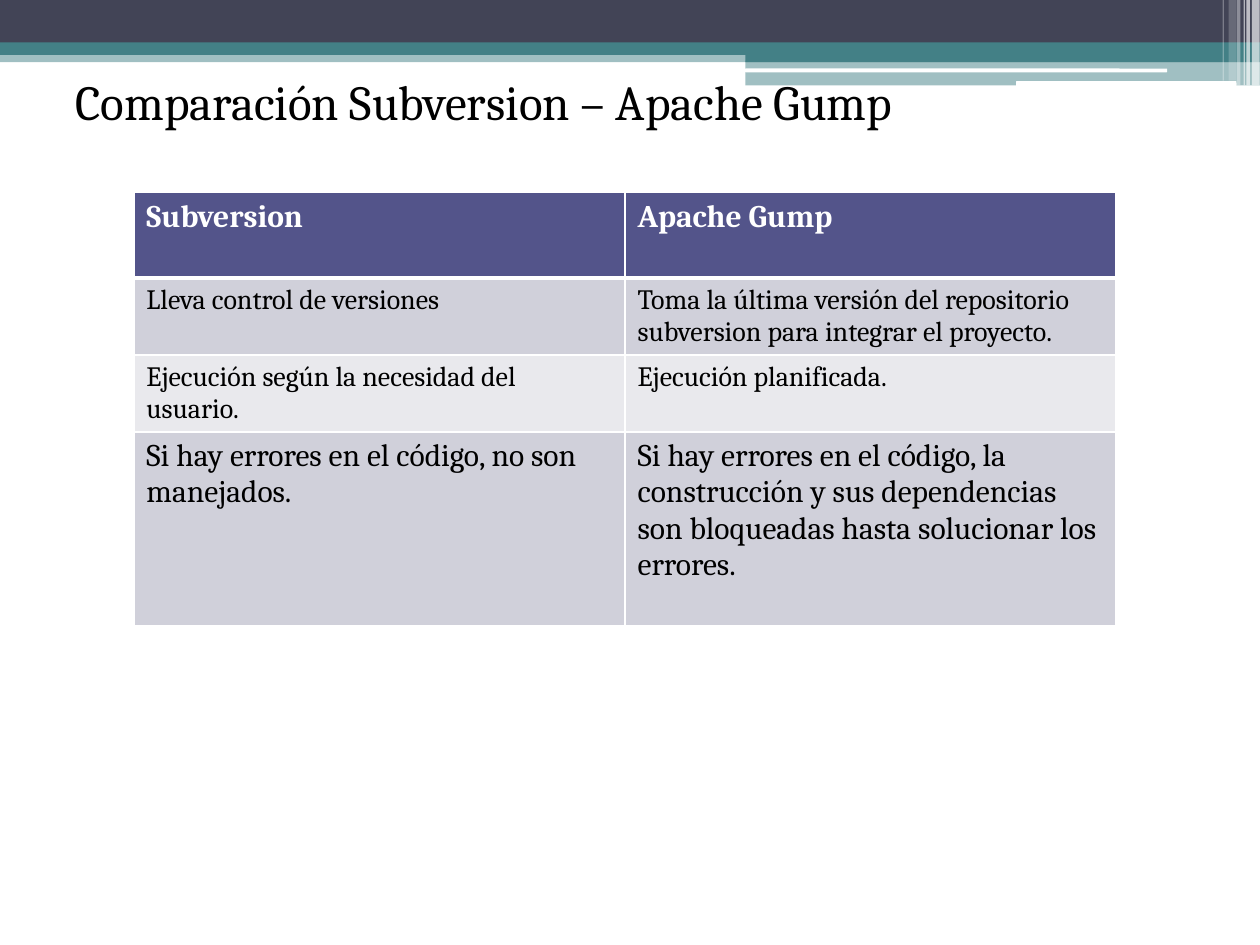
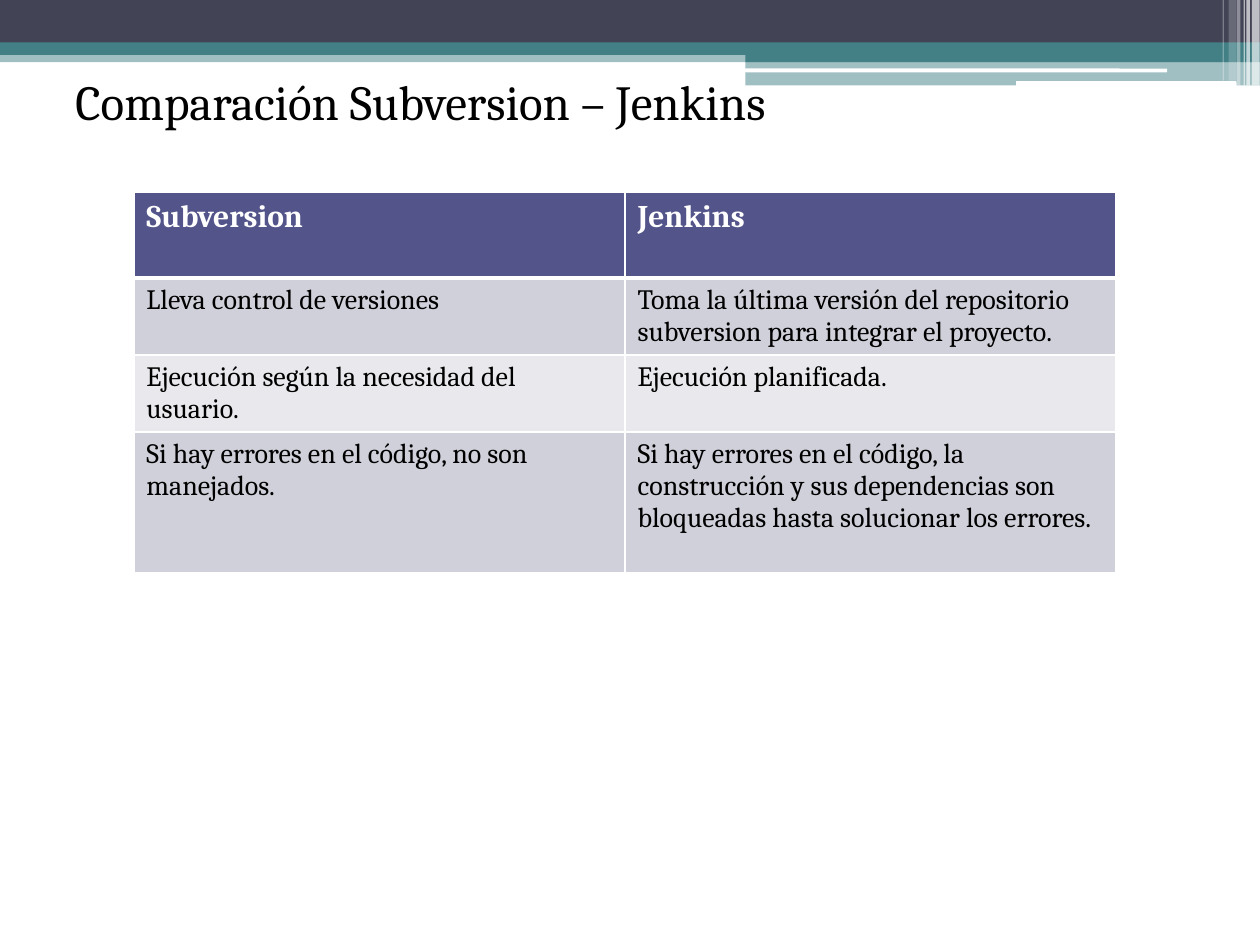
Before and after one commit to gabrielgag89/ing-sw-2012, a slide deck: slide 8 of Gestion de Configuracion.pptx. Drawn at 1260x945 pixels with LibreOffice and Linux fonts; fonts in the diff are those of the drawing. Boxes give left, top, right and bottom in pixels: in the first picture for what was removed or moved away, otherwise in the second. Text is boxed around its words. In the diff, an @@ line names an element or a change of style, - is before the commit and + after.

Commit message:
jenkins

```diff
--- a/Gestion de Configuracion.pptx
+++ b/Gestion de Configuracion.pptx
@@ text at [75,75,766,131]: text changed @@
-Comparación Subversion – Apache Gump
+Comparación Subversion – Jenkins
@@ table at [134,193,1116,655] @@
-row 1, column 2: Apache Gump
+row 1, column 2: Jenkins
@@ size 18 to 16 pt in "Si hay errores en el código, no ...", "Si hay errores en el código, la ..." @@
```
Also in this commit, not shown: 3 other slides changed.
